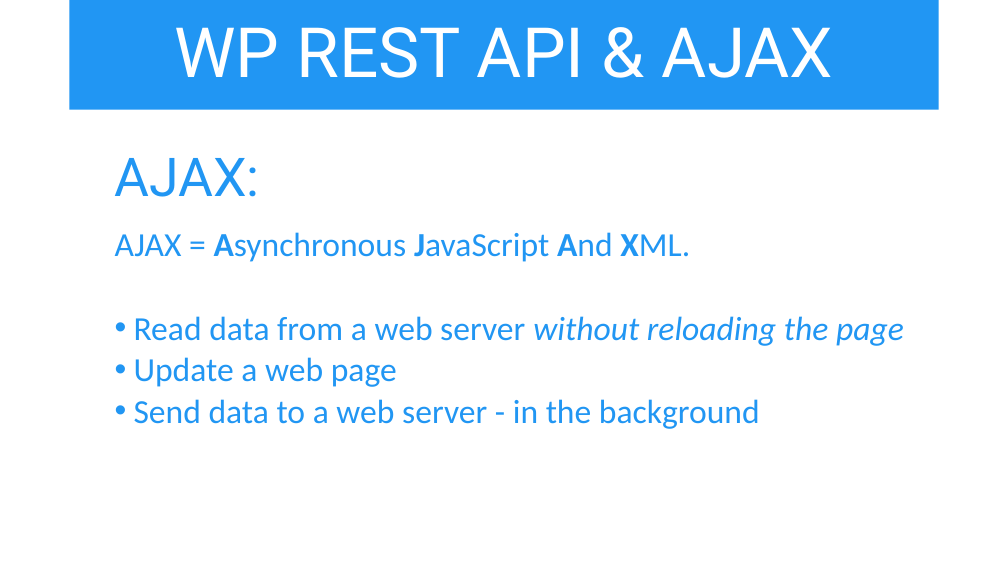
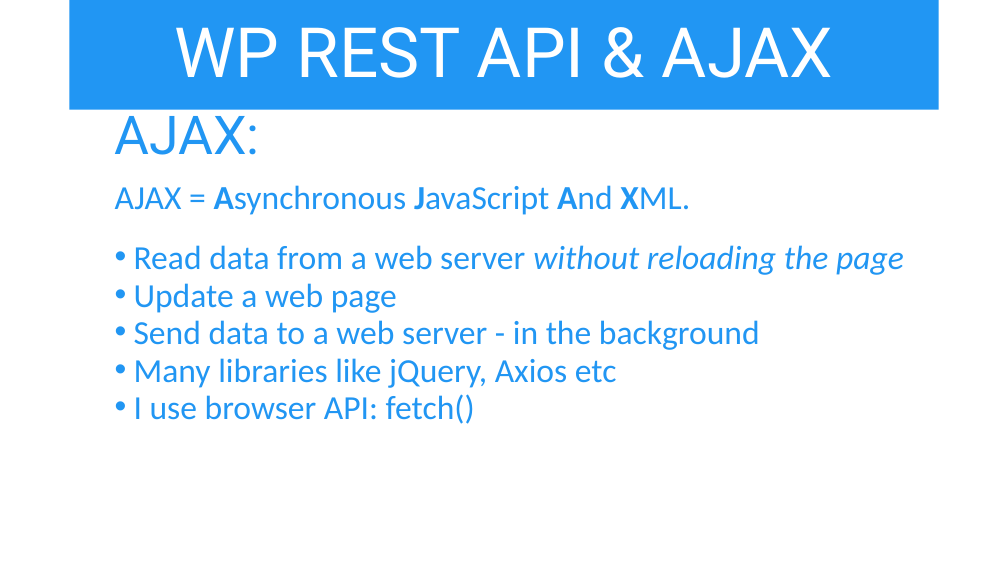
Before and after one commit to iwswordpress/rest, a slide deck: slide 9 of rest-api-workshop.pptx. Drawn at 1008x567 pixels with LibreOffice and Linux fonts; fonts in the diff are those of the drawing. Boxes give left, top, right and bottom in pixels: in the first picture for what was removed or moved away, otherwise in the second. Text is boxed around its words. In the diff, an @@ line names an element or a change of style, - is before the commit and + after.

```diff
--- a/rest-api-workshop.pptx
+++ b/rest-api-workshop.pptx
@@ text "AJAX:": place and size @@
-text "AJAX:" at bbox=[115, 158, 904, 429]
+text "AJAX:" at bbox=[115, 105, 904, 424]
@@ text at bbox=[115, 105, 904, 350]: line spacing 0.9 to 0.8 @@
@@ text at bbox=[134, 358, 617, 424]: paragraphs added @@
+  • Many libraries like jQuery, Axios etc
+  • I use browser API: fetch()
```
Also in this commit, not shown: 5 other slides changed, 1 slide removed, 8 other files.
